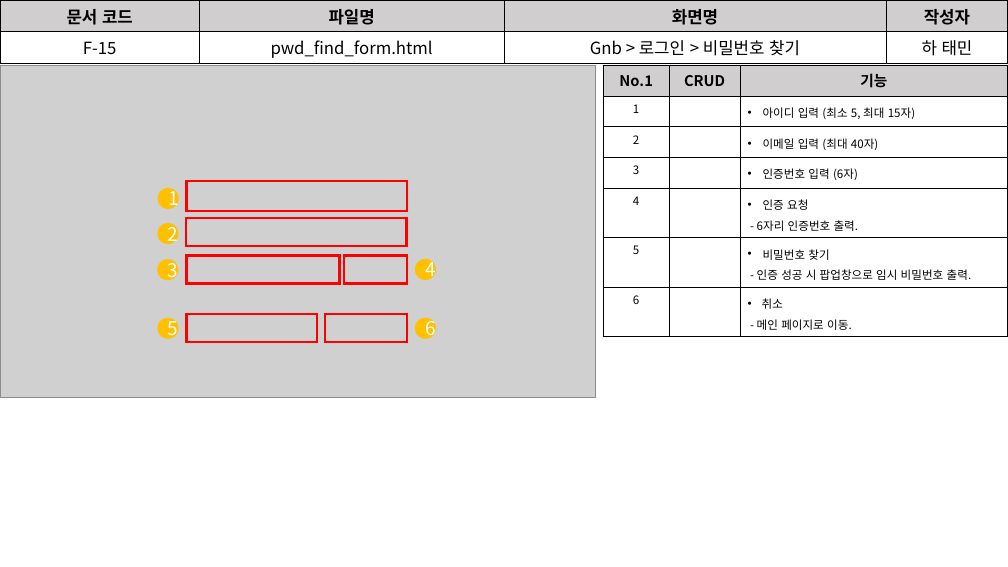
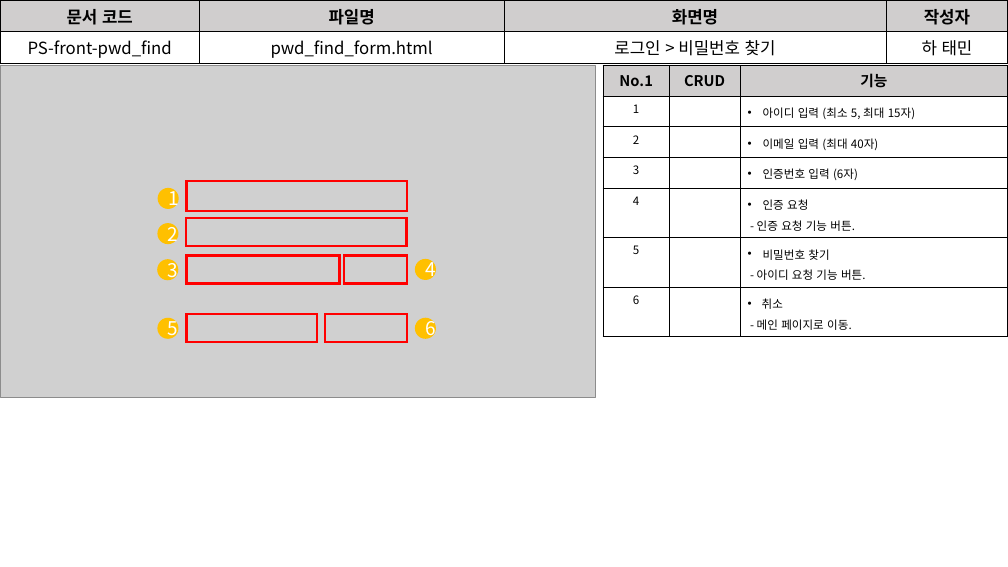
Before and after one commit to David-Ha-1217/Publisher_Portfolio, a slide deck: slide 10 of Documents/화면설계서.pptx. Drawn at 1008x567 pixels with LibreOffice and Linux fonts; fonts in the diff are those of the drawing; grey boxes stand for pictures. Boxes give left, top, right and bottom in pixels: in the first picture for what was removed or moved away, otherwise in the second. Text is boxed around its words. In the diff, an @@ line names an element or a change of style, - is before the commit and + after.

Commit message:
(2020-06-04) 기능정의서, 화면설계서,  index.html 수정.

```diff
--- a/Documents/화면설계서.pptx
+++ b/Documents/화면설계서.pptx
@@ table at (0,0,1008,62) @@
-row 2, column 1: F-15
+row 2, column 1: PS-front-pwd_find
-row 2, column 3: Gnb > 로그인 > 비밀번호 찾기
+row 2, column 3: 로그인 > 비밀번호 찾기
@@ table at (603,66,1008,334) @@
-row 5, column 3: 인증 요청 / - 6자리 인증번호 출력.
+row 5, column 3: 인증 요청 / - 인증 요청 기능 버튼.
-row 6, column 3: 비밀번호 찾기 / - 인증 성공 시 팝업창으로 임시 비밀번호 출력.
+row 6, column 3: 비밀번호 찾기 / - 아이디 요청 기능 버튼.
```
Also in this commit, not shown: 7 other slides changed, 2 other files.
